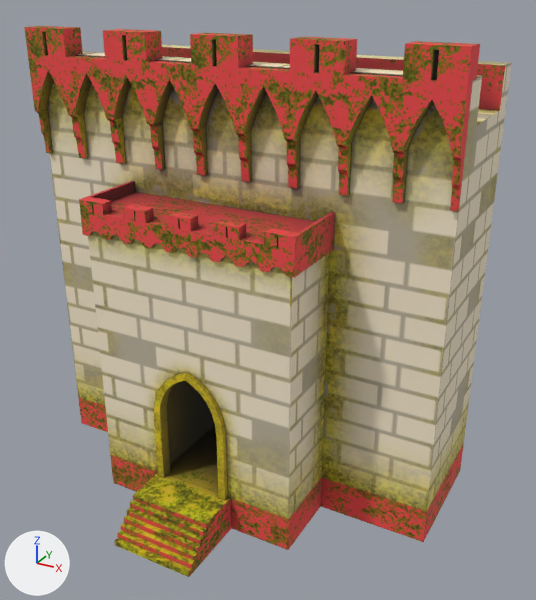
Two versions of the FBX model Assets/ModularPieces/CastleWallDoor/CastleWallDoor.FBX, one commit apart.
Before and after are seen from a 50 mm camera at (8.01, -14.2, 11.29) aimed at (0.62, -0.76, 4.58). The axes (+X, +Y, +Z) are drawn at lower left. The lights are the same throughout. Where no turn or scale is listed for an object, it has been applied to the vertices.

In view in the first picture: 'castleDoor'.
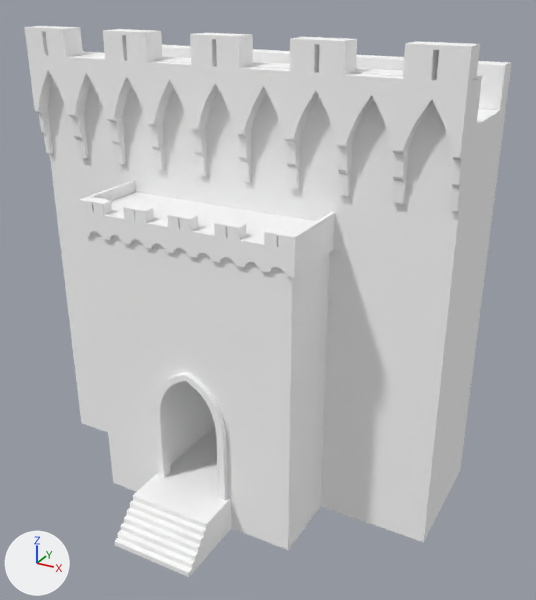
The newer file is also turned or shifted as a whole; pictures and numbers use the older file's frame.

Location of each change, [x1, y1, x2, y2] in pixels of the pictures (536 x 600 px):
```json
{"object": "castleDoor", "change": "recoloured", "before": [24, 26, 511, 577], "after": [24, 26, 511, 577], "on screen": "yellow to grey"}
```

The change, as JSON lines over the scene's bpy script:
```json
{"op": "add", "block": "mat_ao", "code": ["mat_ao = principled_material('AO')", "mat_ao.base_color = (1.0, 1.0, 1.0)  # white #ffffff", "mat_ao.roughness = 0.859"]}
{"block": "me_mesh", "where": "me_mesh.from_pydata(...)  # 1015 vertices, 1812 faces; spans x -4.85..4.85, y -3.16..4.69, z 0.0..10.24"}
{"op": "remove", "block": "me_mesh", "code": "me_mesh.materials.append(mat_castledoor)  # picture img_castlewalldoordiff_tga"}
{"op": "add", "block": "me_mesh", "code": "me_mesh.materials.append(mat_ao)  # white #ffffff"}
```
